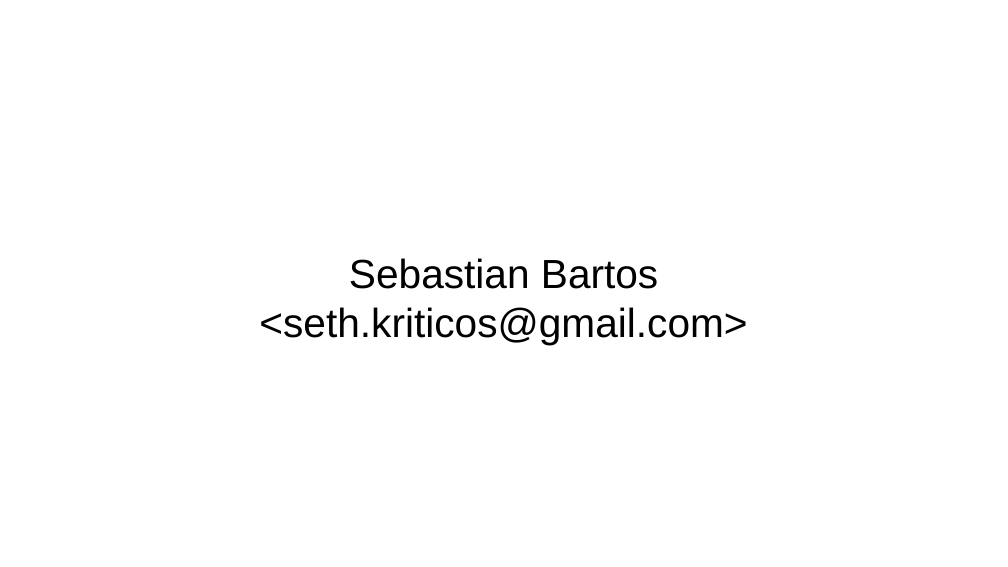
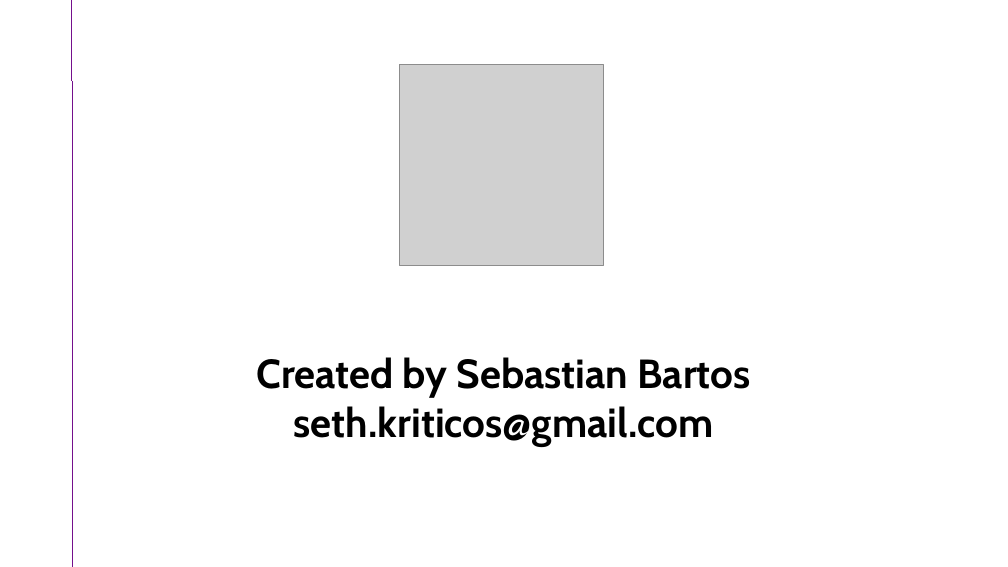
Before and after one commit to skriticos/nelia1, a slide deck: slide 18 of video/nelia1-presentation.odp (slide 19 before the commit). Drawn at 1008x567 pixels with LibreOffice and Linux fonts; fonts in the diff are those of the drawing; grey boxes stand for pictures. Boxes give left, top, right and bottom in pixels: in the first picture for what was removed or moved away, otherwise in the second. Text is boxed around its words. In the diff, an @@ line names an element or a change of style, - is before the commit and + after.

```diff
--- a/video/nelia1-presentation.odp
+++ b/video/nelia1-presentation.odp
@@ line added from (72, 0) to (72, 567), #74108C 0 pt @@
@@ picture added at bbox=[400, 65, 604, 266] @@
@@ subtitle at bbox=[256, 357, 751, 447]: text changed; font Arial to Cabin; bold on @@
-Sebastian Bartos
-<seth.kriticos@gmail.com>
+Created by Sebastian Bartos
+seth.kriticos@gmail.com
```
Also in this commit, not shown: 2 other slides changed, 1 slide added, 2 slides removed, 4 other files.
